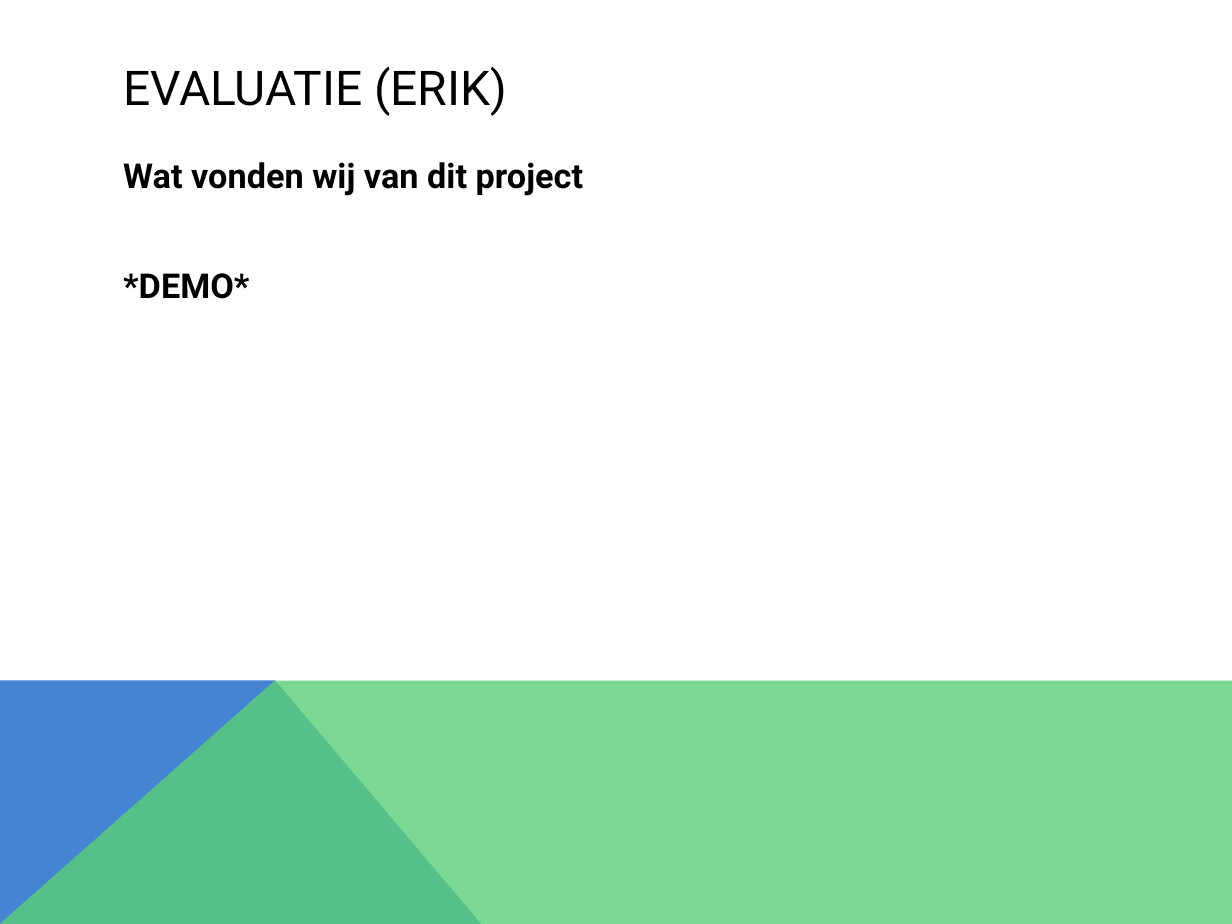
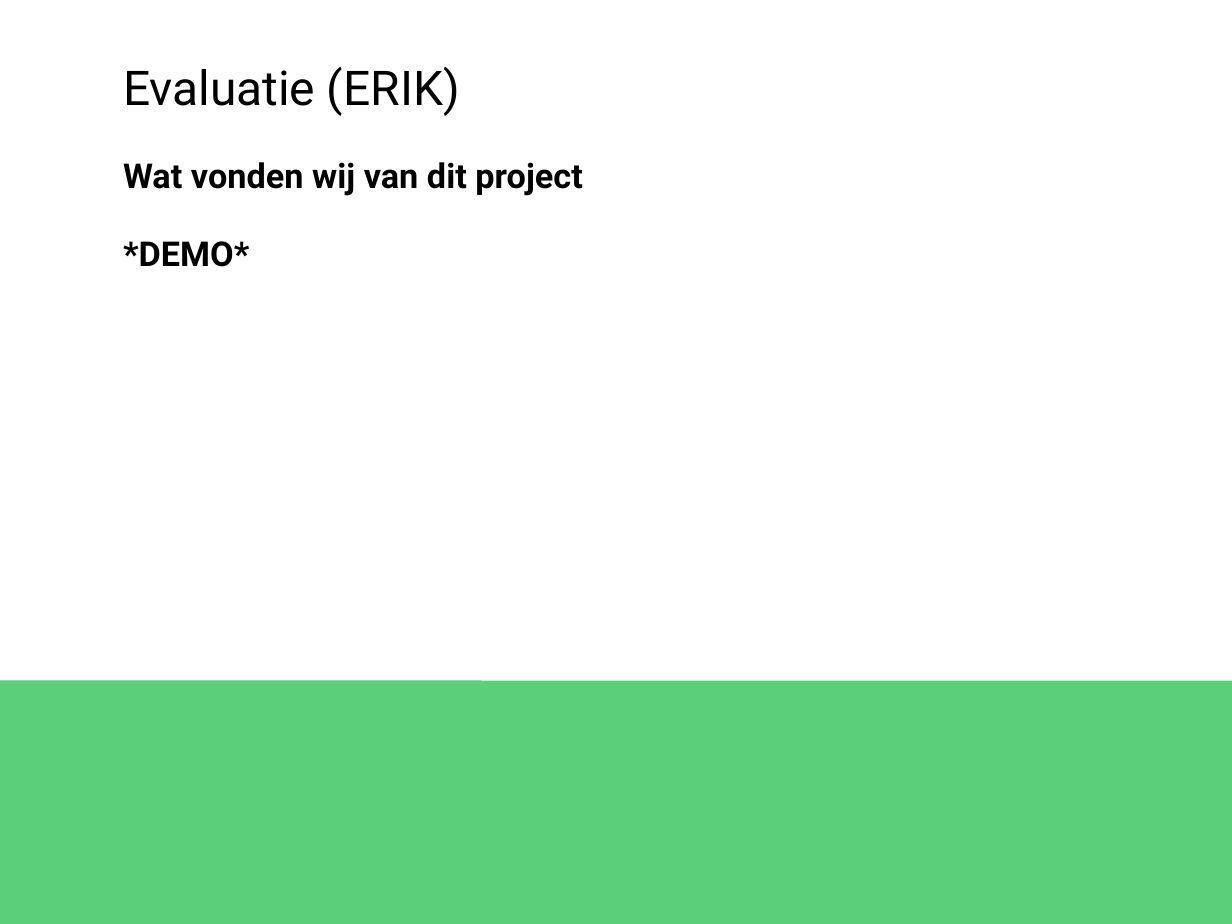
Before and after one commit to Dinilson/XNARaceGame, a slide deck: slide 8 of PRESENTATIE racegame project.pptx (slide 6 before the commit). Drawn at 1232x924 pixels with LibreOffice and Linux fonts; fonts in the diff are those of the drawing. Boxes give left, top, right and bottom in pixels: in the first picture for what was removed or moved away, otherwise in the second. Text is boxed around its words. In the diff, an @@ line names an element or a change of style, - is before the commit and + after.

```diff
--- a/PRESENTATIE racegame project.pptx
+++ b/PRESENTATIE racegame project.pptx
@@ text at [123,66,460,116]: text changed @@
-EVALUATIE (ERIK)
+Evaluatie (ERIK)
@@ text "Wat vonden wij van dit ..." at [123,162,582,267]: indent changed; less space between paragraphs @@
@@ freeform shape removed at [0,680,482,924] @@
@@ freeform shape removed at [0,680,1232,924] @@
@@ rectangle added at [0,680,482,924], fill #4584D3 @@
@@ rectangle added at [0,680,1232,924], fill #5BD078 @@
```
Also in this commit, not shown: 5 other slides changed, 2 slides added.
